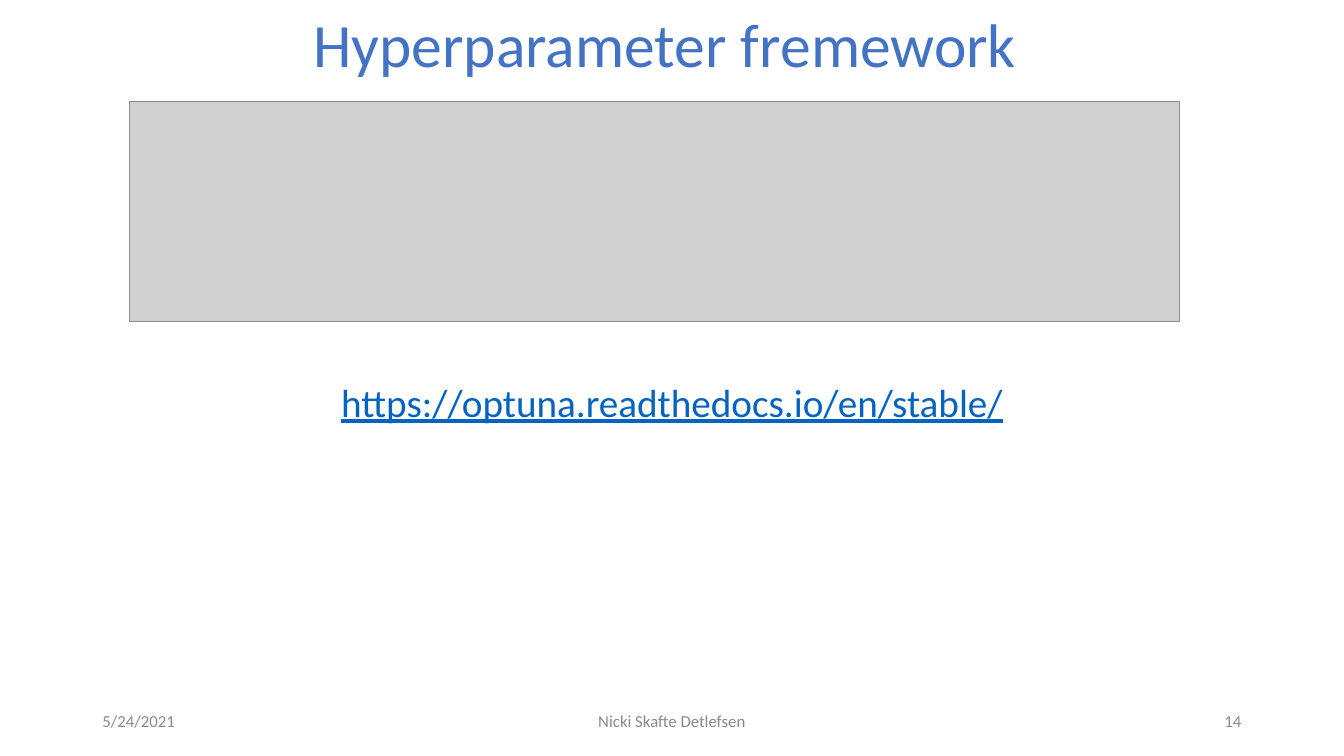
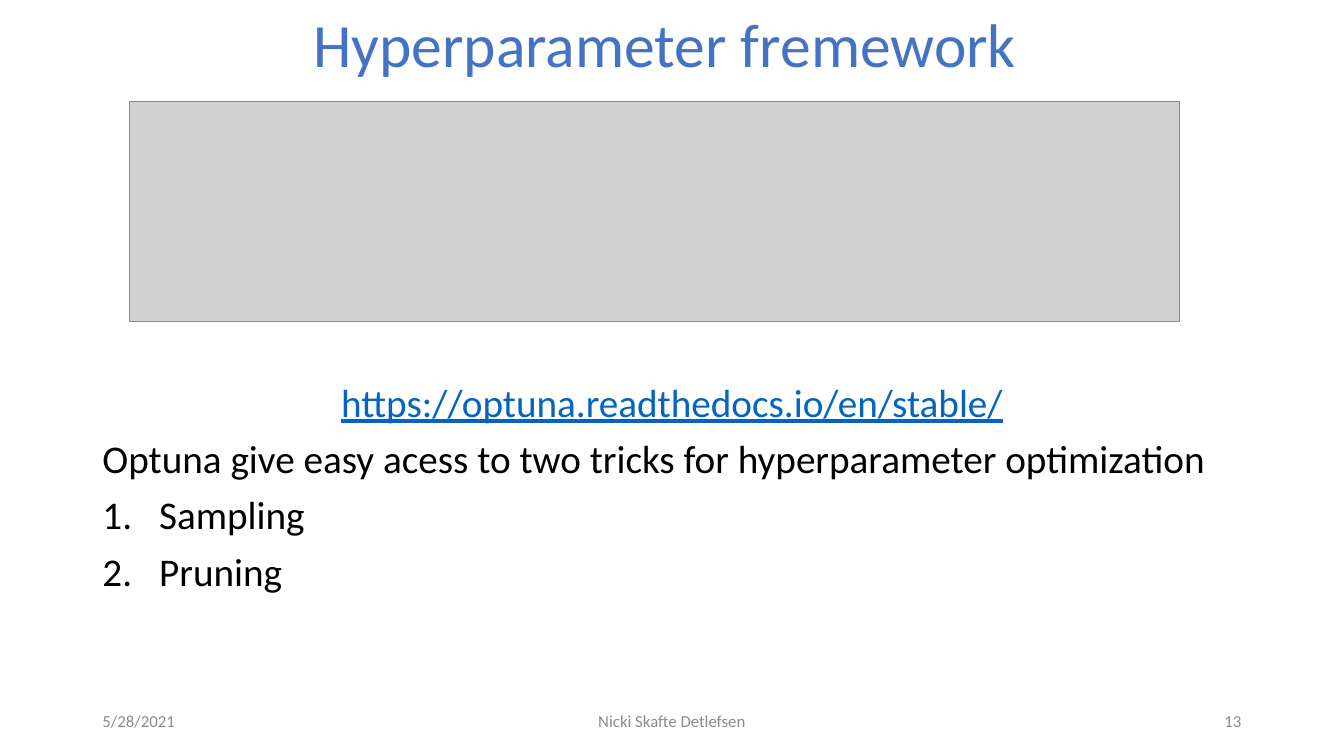
Before and after one commit to DeepEasterbunny/dtu_mlops, a slide deck: slide 13 of 09_crossvalidation_at_scale/Hyperparameters.pptx (slide 14 before the commit). Drawn at 1344x756 pixels with LibreOffice and Linux fonts; fonts in the diff are those of the drawing; grey boxes stand for pictures; background and template pictures are left out. Boxes give left, top, right and bottom in pixels: in the first picture for what was removed or moved away, otherwise in the second. Text is boxed around its words. In the diff, an @@ line names an element or a change of style, - is before the commit and + after.

```diff
--- a/09_crossvalidation_at_scale/Hyperparameters.pptx
+++ b/09_crossvalidation_at_scale/Hyperparameters.pptx
@@ text at (x1=102, y1=445, x2=1204, y2=593): paragraphs added @@
+Optuna give easy acess to two tricks for hyperparameter optimization
+1. Sampling
+2. Pruning
@@ text at (x1=102, y1=715, x2=174, y2=728): text changed @@
-5/24/2021
+5/28/2021
@@ page number at (x1=1224, y1=716, x2=1241, y2=727): text changed @@
-14
+13
```
Also in this commit, not shown: 13 other slides changed, 1 slide added, 26 other files.
